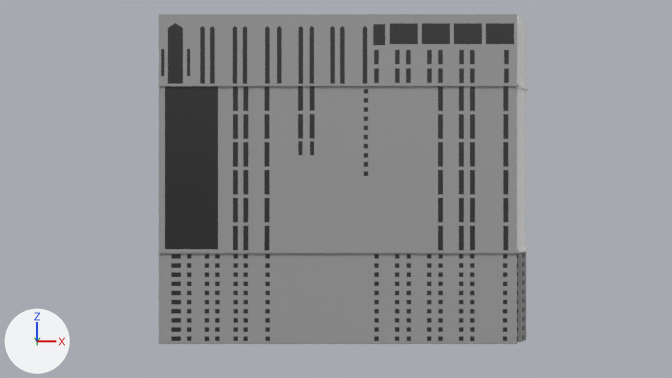
Renders of the Blender file hotels/planet_hollywood/ph.blend from each side of a commit.
Camera for both pictures: the file's camera 'Camera.002'. Arrows for +X, +Y and +Z are at lower left; the lights stay in place.

In view in the first picture: 'RightTower.001', 'TowerSide'.
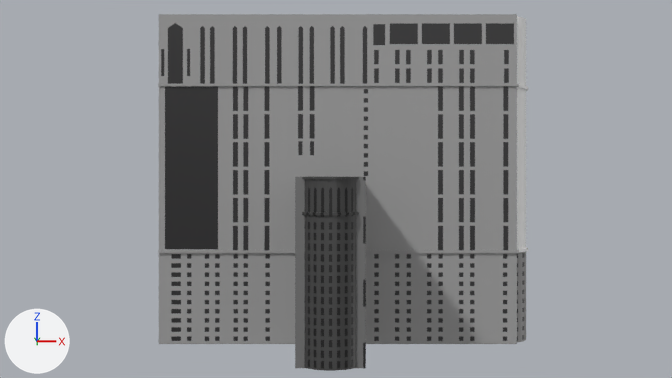
Boxes (x1, y1, x2, y2) around the edits, measured in the pictures (672 x 378 px):
'BabyTowerFront', added (black): after (302, 177, 359, 371)
'right_baby_tower', added: after (295, 177, 366, 368)

Diff of the bpy script that builds the scene:
```diff
--- a/hotels/planet_hollywood/ph.blend.py
+++ b/hotels/planet_hollywood/ph.blend.py
@@ img_ph_baby_side_png @@
+img_ph_baby_side_png = load_image('ph_baby_side.png', 'assets/textures/ph_baby_side.png', 1080, 1382, 'sRGB')
@@ img_ph_baby_front_png @@
+img_ph_baby_front_png = load_image('ph_baby_front.png', 'assets/textures/ph_baby_front.png', 1080, 1867, 'sRGB')
@@ mat_baby_side @@
+mat_baby_side = principled_material('baby_side')
+mat_baby_side.texture = img_ph_baby_side_png
@@ mat_baby_front_mat @@
+mat_baby_front_mat = principled_material('baby_front_mat')
+mat_baby_front_mat.texture = img_ph_baby_front_png
@@ me_cube_004 @@
+me_cube_004.from_pydata(...)  # a box spanning x -1.0..1.0, y -1.0..1.0, z -1.0..1.0
+me_cube_004.materials.append(mat_baby_side)  # picture img_ph_baby_side_png
@@ me_cube_003 @@
+me_cube_003.from_pydata(...)  # 252 vertices, 249 faces; spans x -4.19..-1.4, y -1.0..1.0, z -1.0..0.19
+me_cube_003.materials.append(mat_baby_front_mat)  # picture img_ph_baby_front_png
@@ ob_right_baby_tower @@
+ob_right_baby_tower = bpy.data.objects.new('right_baby_tower', me_cube_004)
+ob_right_baby_tower.location = (-2.4, -36.6, 31.1)
+ob_right_baby_tower.scale = (11.0, 23.4, 30.1)
@@ ob_babytowerfront @@
+ob_babytowerfront = bpy.data.objects.new('BabyTowerFront', me_cube_003)
+ob_babytowerfront.location = (-2.3, -66.8, 51.6)
+ob_babytowerfront.rotation_euler = (0.0, 0.0, -1.571)  # degrees (0, 0, -90)
+ob_babytowerfront.scale = (0.837, 13.9, 50.2)
+_m = ob_babytowerfront.modifiers.new('SimpleDeform', 'SIMPLE_DEFORM')
+_m.deform_method = 'BEND'
+_m.deform_axis = 'Z'
+_m.origin = ob_babybendpoint
+_m.factor = 2.356
+_m.angle = 2.356
@@ ob_babybendpoint @@
+ob_babybendpoint = bpy.data.objects.new('babyBendPoint', None)
+ob_babybendpoint.location = (-2.367, -67.61, 0.44)
```
